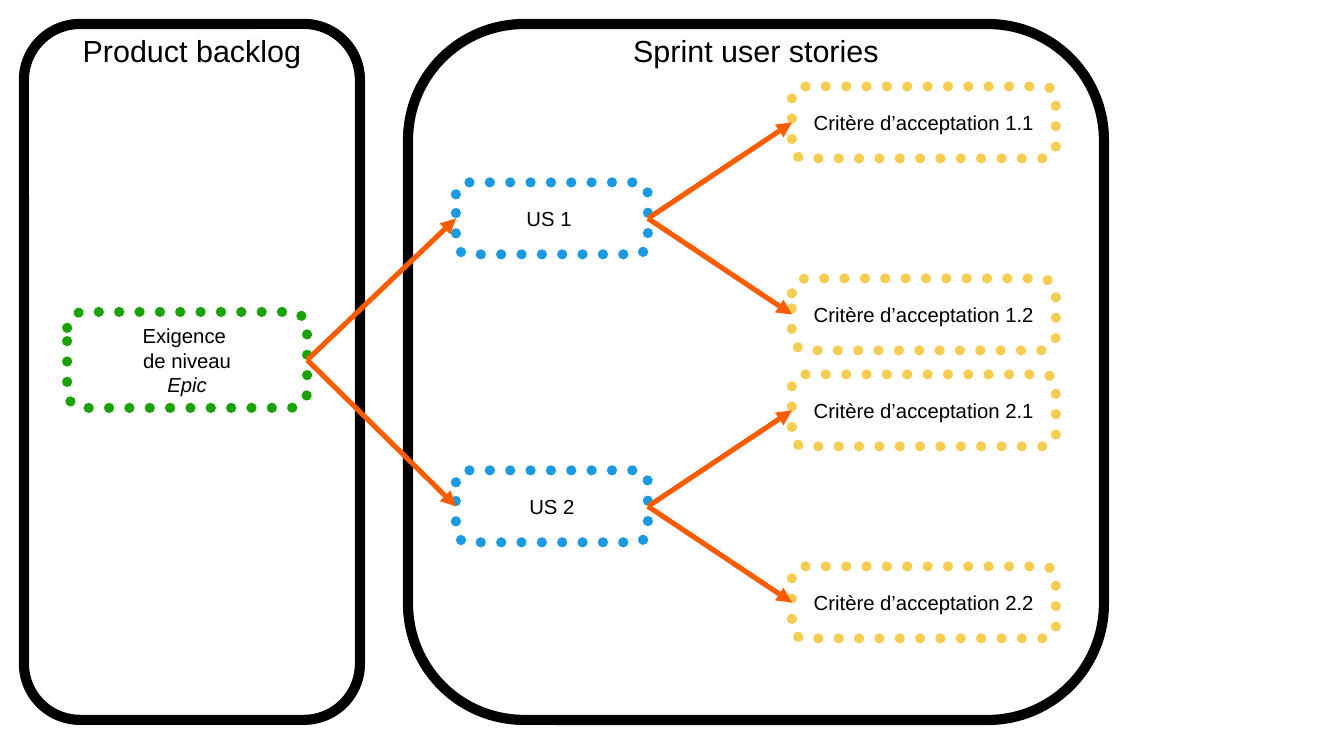
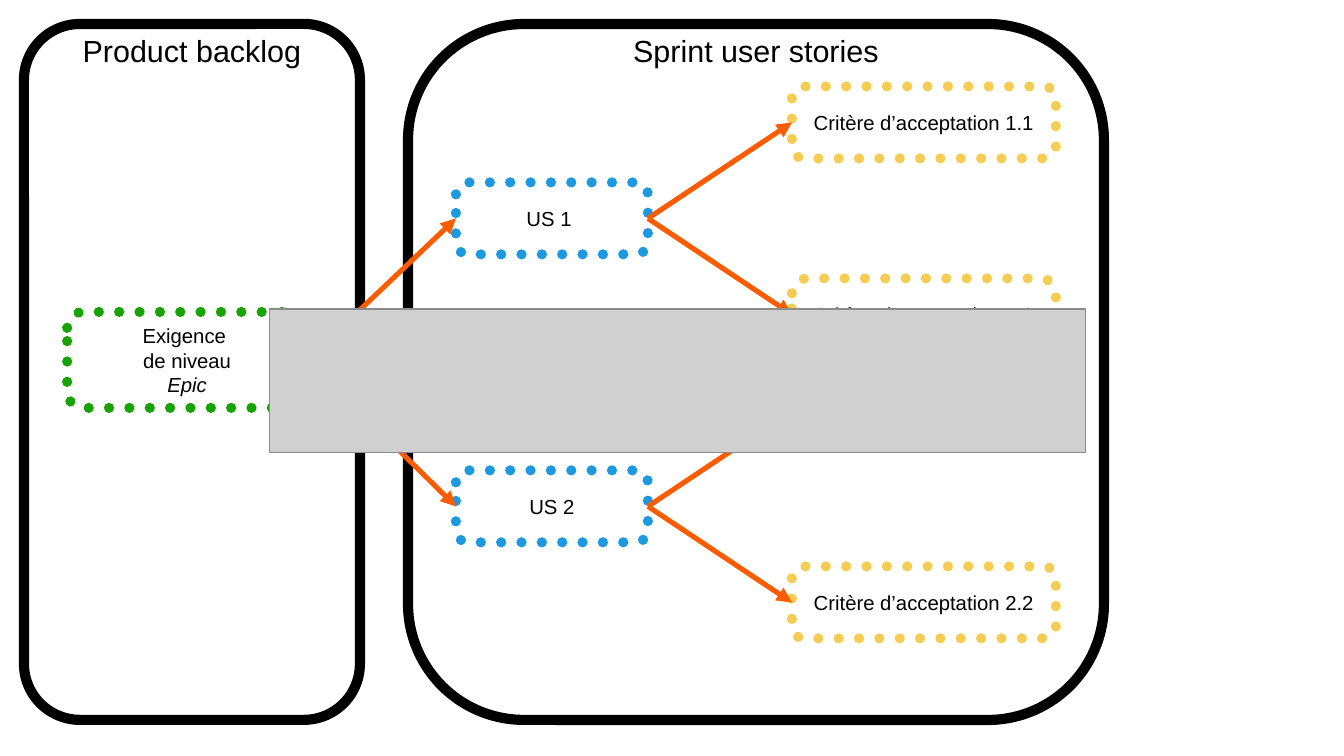
Before and after one commit to gattardm/P8, a slide deck: slide 1 of Sources/dependances_fonctionnelles.odp. Drawn at 1344x756 pixels with LibreOffice and Linux fonts; fonts in the diff are those of the drawing; grey boxes stand for pictures. Boxes give left, top, right and bottom in pixels: in the first picture for what was removed or moved away, otherwise in the second. Text is boxed around its words. In the diff, an @@ line names an element or a change of style, - is before the commit and + after.

```diff
--- a/Sources/dependances_fonctionnelles.odp
+++ b/Sources/dependances_fonctionnelles.odp
@@ picture added at [270,309,1085,452] @@
@@ rounded rectangle removed at [793,374,1057,446] @@
-Critère d’acceptation 2.1
```
Also in this commit, not shown: 5 slides added, 1 slide removed, 4 other files.
